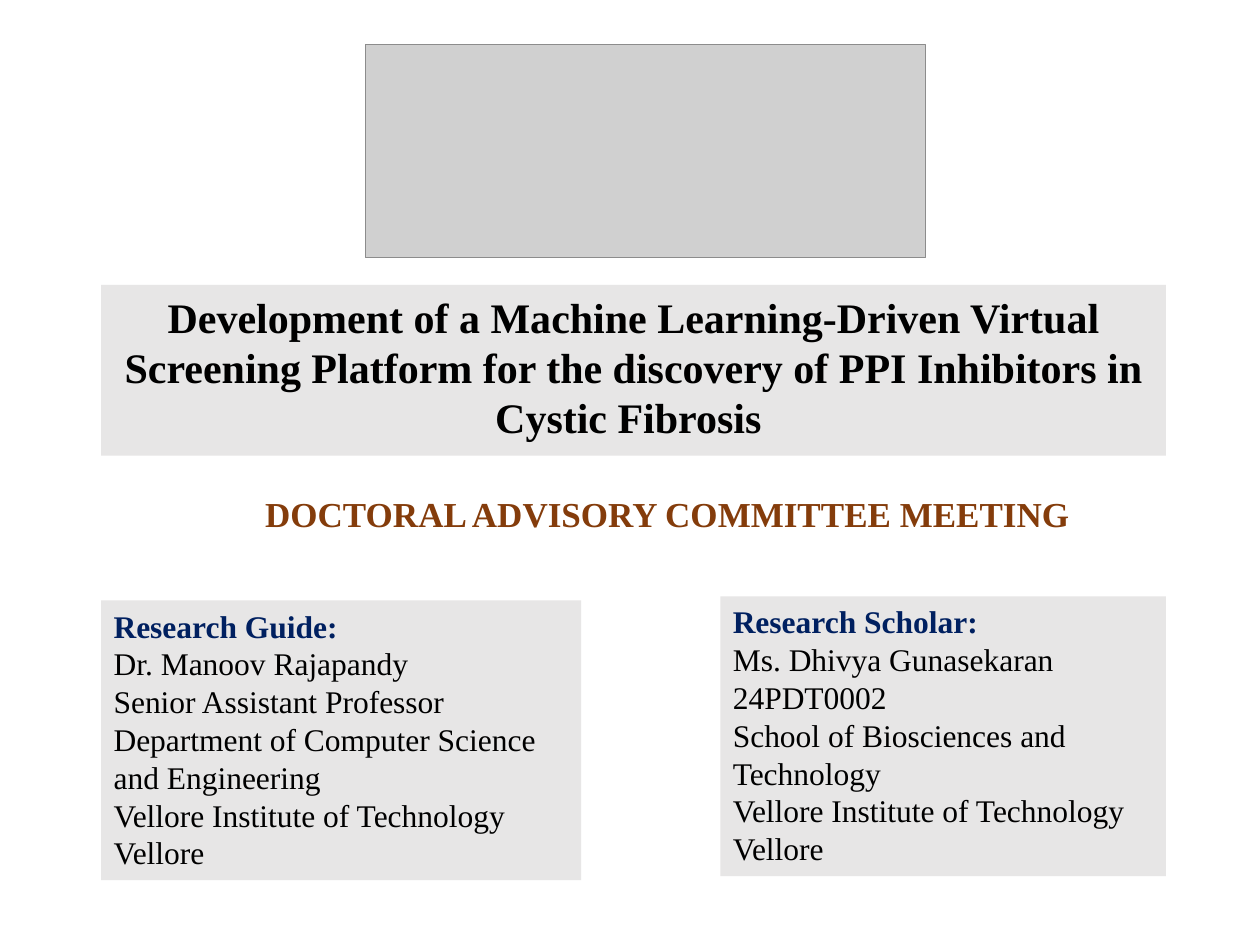
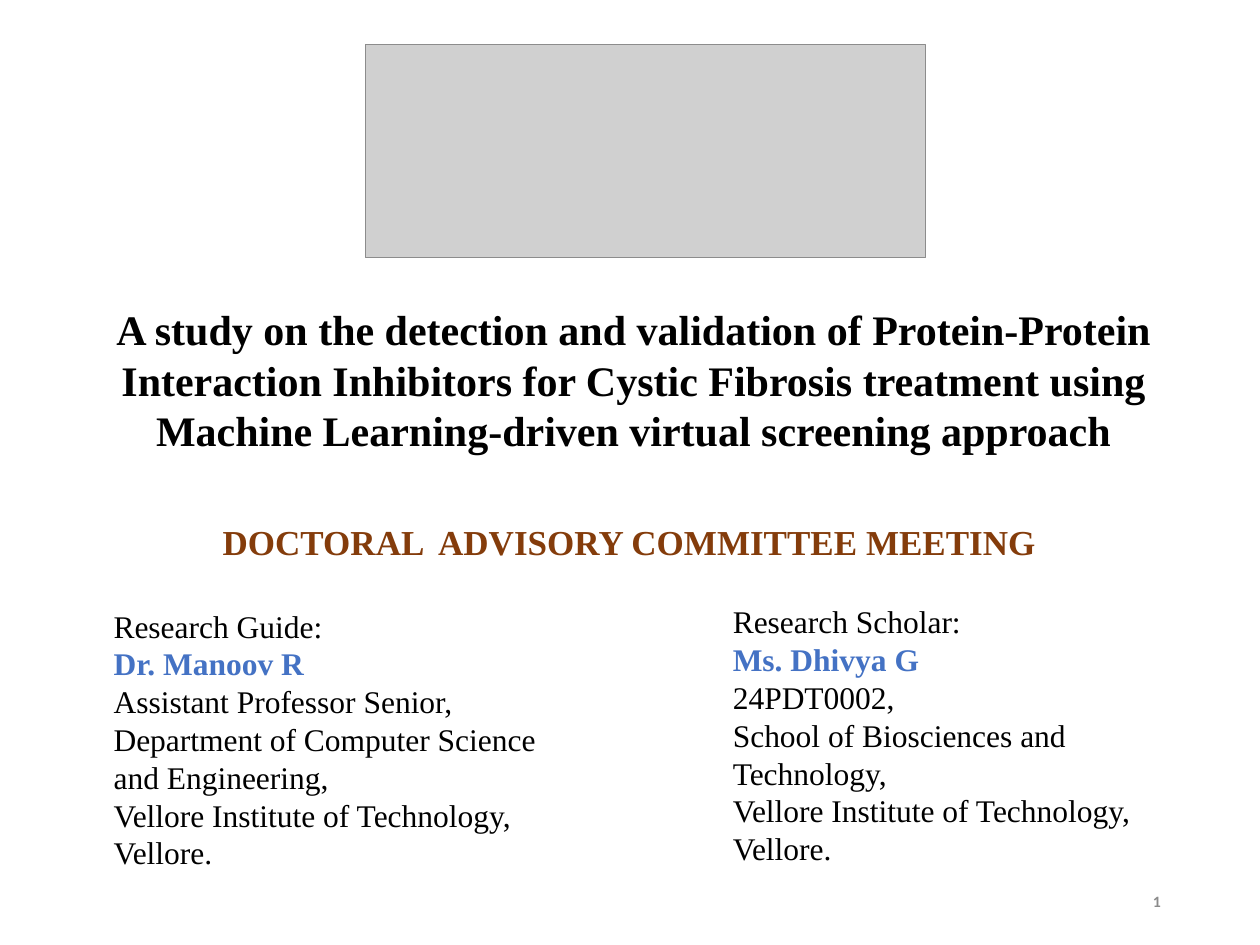
Before and after one commit to Vinoth0202/Training-to-Divya, a slide deck: slide 1 of DC - Dhivya G.pptx. Drawn at 1260x945 pixels with LibreOffice and Linux fonts; fonts in the diff are those of the drawing; grey boxes stand for pictures. Boxes give left, top, right and bottom in pixels: in the first picture for what was removed or moved away, otherwise in the second. Text is boxed around its words. In the diff, an @@ line names an element or a change of style, - is before the commit and + after.

```diff
--- a/DC - Dhivya G.pptx
+++ b/DC - Dhivya G.pptx
@@ fill #E7E6E6 to none in 3 elements at <box>733,611,1130,861</box>, <box>114,616,536,865</box>, <box>116,315,1150,455</box> @@
@@ text "A study on the detection ...": place and size @@
-text "A study on the detection ..." at <box>101,285,1166,456</box>
+text "A study on the detection ..." at <box>116,315,1150,455</box>
@@ text at <box>116,315,1150,455</box>: text changed @@
-Development of a Machine Learning-Driven Virtual Screening Platform for the discovery of PPI Inhibitors in Cystic Fibrosis
+A study on the detection and validation of Protein-Protein Interaction Inhibitors for Cystic Fibrosis treatment using Machine Learning-driven virtual screening approach
@@ text "DOCTORAL ADVISORY COMMITTEE MEETING" rewrapped from <box>265,503,1069,528</box> to <box>223,531,1035,556</box> @@
@@ text "Research Scholar:": place and size @@
-text "Research Scholar:" at <box>721,596,1167,876</box>
+text "Research Scholar:" at <box>733,611,1130,861</box>
@@ text "Research Guide:": place and size @@
-text "Research Guide:" at <box>101,600,581,879</box>
+text "Research Guide:" at <box>114,616,536,865</box>
@@ text at <box>114,616,323,639</box>: text colour #002060 to #000000, bold off in "Research Guide:" @@
@@ text at <box>733,611,961,634</box>: text colour #002060 to #000000, bold off in "Research Scholar:" @@
@@ text at <box>114,654,453,718</box>: text changed @@
-Dr. Manoov Rajapandy
-Senior Assistant Professor
+Dr. Manoov R
+Assistant Professor Senior,
@@ text at <box>733,649,1130,861</box>: text changed @@
-Ms. Dhivya Gunasekaran
-24PDT0002
-School of Biosciences and Technology
-Vellore Institute of Technology
-Vellore
+Ms. Dhivya G
+24PDT0002,
+School of Biosciences and Technology,
+Vellore Institute of Technology,
+Vellore.
@@ text at <box>114,767,511,865</box>: text changed @@
-and Engineering
-Vellore Institute of Technology
-Vellore
+and Engineering,
+Vellore Institute of Technology,
+Vellore.
@@ page number added at <box>1153,897,1161,907</box>, 9 pt, text #8C8C8C, bold @@
+1
```
Also in this commit, not shown: 28 other slides changed, 2 slides added, 4 slides removed, 1 other file.
